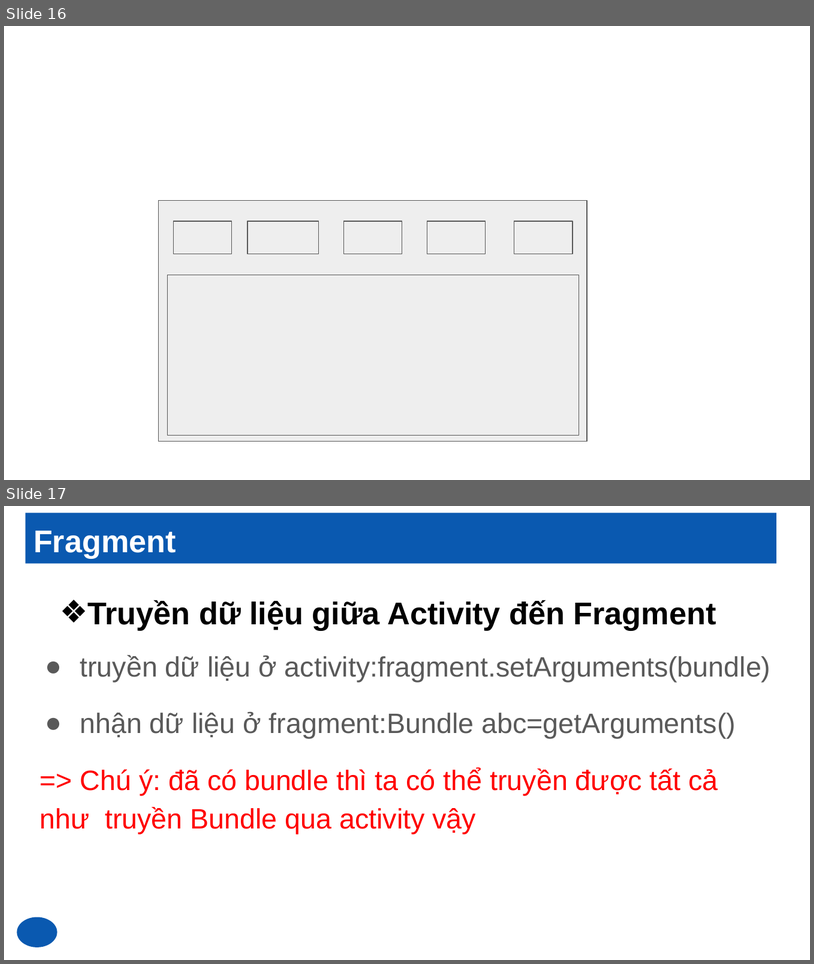
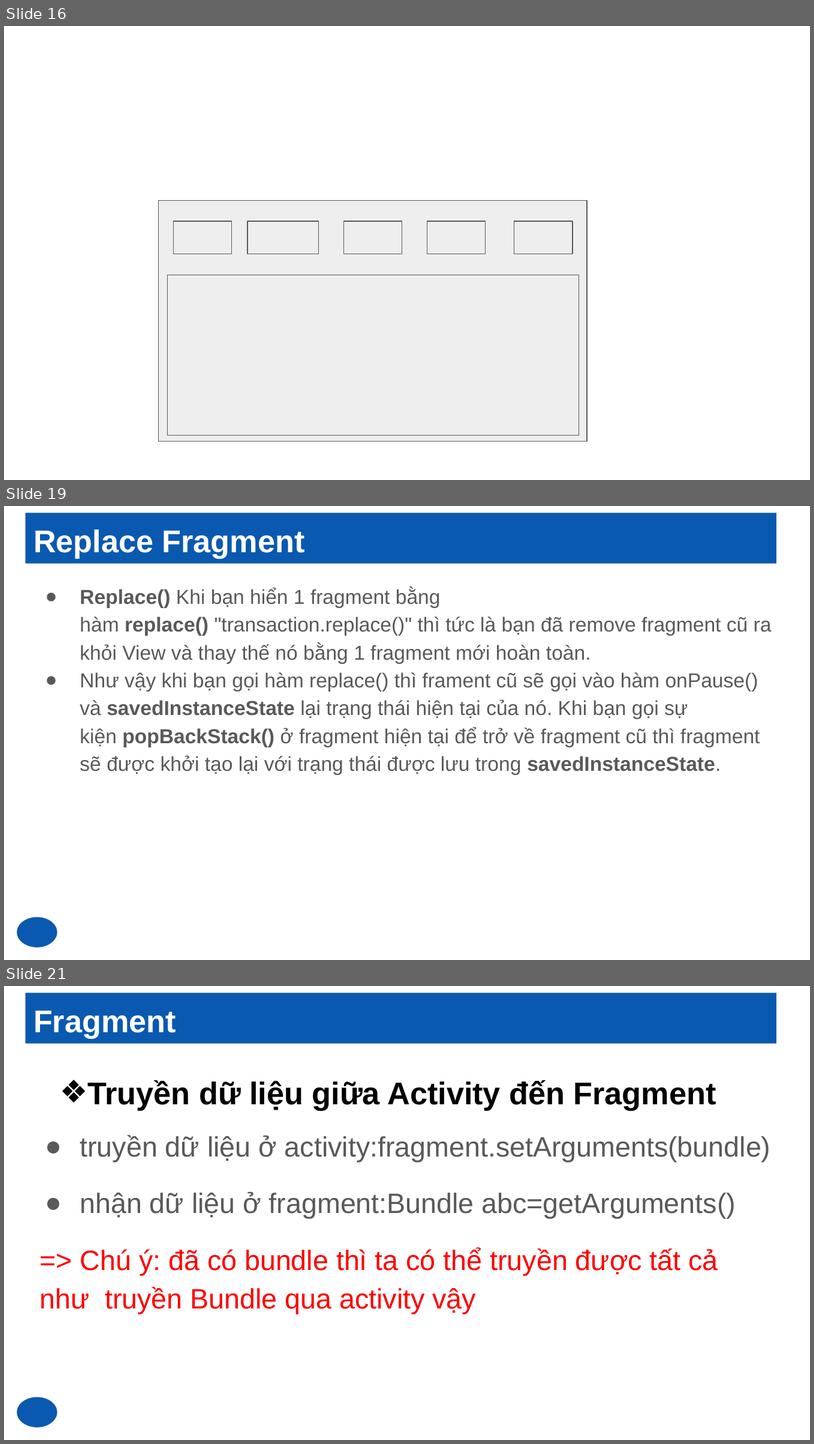
Before and after one commit to AndroidSamplePro/training, a slide deck: Slide_2_Fragment.pptx. Shown one above the other, each under a label of ours: slides 16 and 17 before the commit, slides 16, 19 and 21 after it; the slides between them are not shown. The pictures are 814x964 and 814x1444 pixels, drawn with LibreOffice and Linux fonts; fonts in the diff are those of the drawing. Boxes give left, top, right and bottom in pixels: in the first picture for what was removed or moved away, otherwise in the second. Text is boxed around its words. In the diff, an @@ line names an element or a change of style, - is before the commit and + after.

```diff
--- a/Slide_2_Fragment.pptx
+++ b/Slide_2_Fragment.pptx
@@ slide 19 added at (x1=4, y1=506, x2=810, y2=960), background #FFFFFF @@
@@ title added at (x1=26, y1=513, x2=777, y2=563), fill #0A59B0, 28 pt, text #FFFFFF, bold @@
+Replace Fragment
@@ text added at (x1=80, y1=588, x2=772, y2=774), 18 pt, text #595959 @@
+● Replace() Khi bạn hiển 1 fragment bằng hàm replace() "transaction.replace()" thì tức là bạn đã remove fragment cũ ra khỏi View và thay thế nó bằng 1 fragment mới hoàn toàn.
+● Như vậy khi bạn gọi hàm replace() thì frament cũ sẽ gọi vào hàm onPause() và savedInstanceState lại trạng thái hiện tại của nó. Khi bạn gọi sự kiện popBackStack() ở fragment hiện tại để trở về fragment cũ thì fragment sẽ được khởi tạo lại với trạng thái được lưu trong savedInstanceState.
@@ ellipse added at (x1=17, y1=916, x2=57, y2=946), fill #0A59B0 @@
@@ what was slide 17 is now slide 21 @@
```
Also in this commit, not shown: 8 other slides added, 31 other files.
